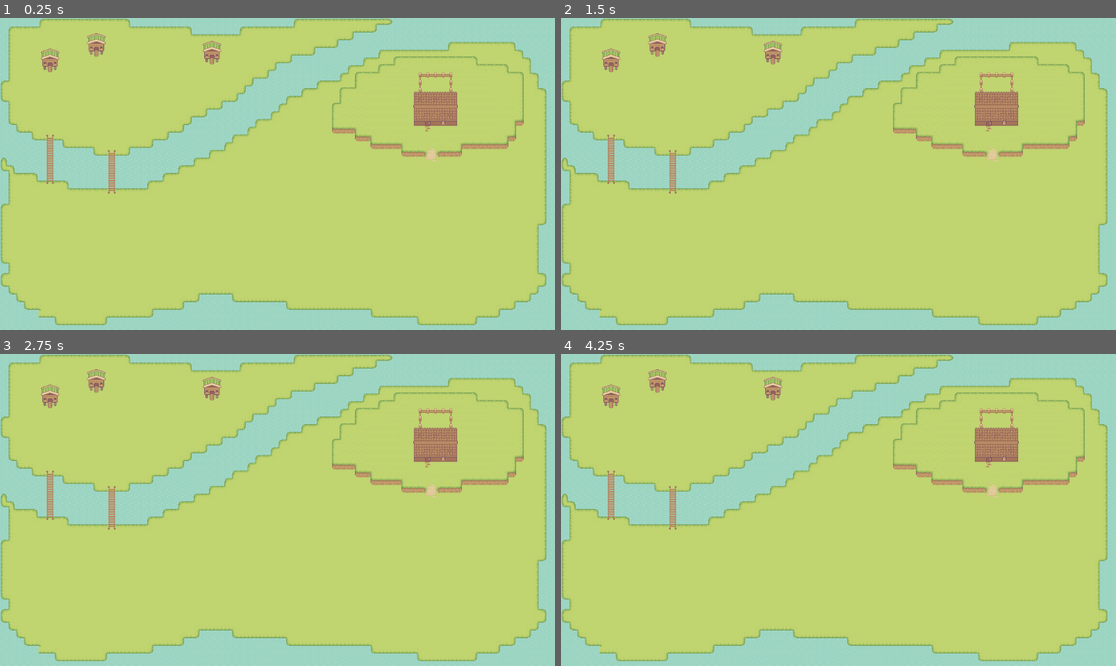
Above: before the commit, frames 1-4 (two rows, left to right).
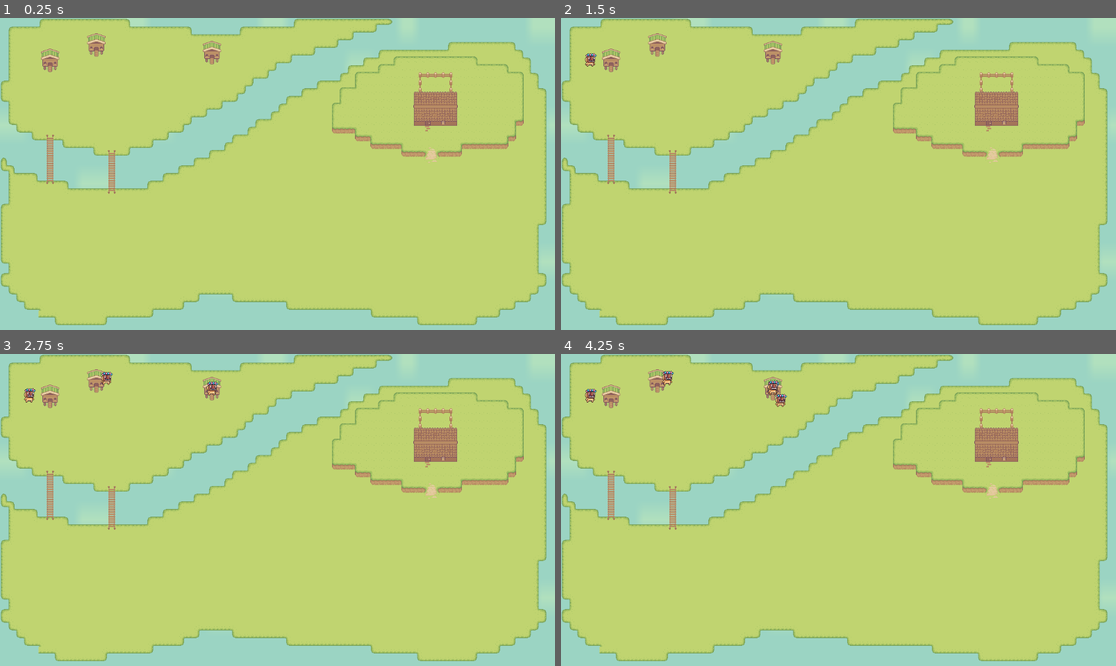
Above: after the commit, the same moments.

Repository: maxp3ng/godotjam
Game: Godot game, scene res://node_3d.tscn
Same seed, same stepped clock (60 frames per second), same inputs: the game is played once before the commit and once after it.
Inputs:
- Up to frame 1 (0.25 s): no input
- Up to frame 2 (1.5 s): tap Enter at 0.5 s
- Up to frame 3 (2.75 s): no input
- Up to frame 4 (4.25 s): no input

The runs differ from the first frame. In frame 2, less than 0.1% of the frame differs, in the area x 4-7%, y 11-16%; in frame 3, 0.2%; in frame 4, 0.3%, in the area x 4-41%, y 5-17%.

Commit message:
added spawning

Diff:
--- /dev/null
+++ b/enemy.gd
@@ -0,0 +1,18 @@
+extends Node2D
+
+func _ready():
+	var op = position
+	var shake = Vector2(randf_range(-20,20), randf_range(-15, 15))
+	position += shake
+	var tween = get_tree().create_tween()
+	tween.tween_property(self, "position", op, 0.2).set_trans(Tween.TRANS_BACK).set_ease(Tween.EASE_OUT)
+
+
+	modulate.a = 0
+	tween.tween_property(self, "modulate:a", 1, 0.2)
+	scale = Vector2(0.6,0.6)
+	tween.tween_property(self, "scale", Vector2(1, 1), 0.3).set_trans(Tween.TRANS_BOUNCE).set_ease(Tween.EASE_OUT)
+
+	var idle_anim = $AnimatedSprite2D
+	if idle_anim:
+		idle_anim.play("idle")
--- /dev/null
+++ b/enemy.tscn
@@ -0,0 +1,99 @@
+[gd_scene load_steps=15 format=3 uid="uid://c4kpgxtos2i3h"]
+
+[ext_resource type="Script" uid="uid://xpxojb6afg01" path="res://enemy.gd" id="1_7k104"]
+[ext_resource type="Texture2D" uid="uid://dljyq2b7mbo2u" path="res://Sprout Lands - Sprites - Basic pack/Characters/Idle (32x32).png" id="2_4gyqm"]
+
+[sub_resource type="AtlasTexture" id="AtlasTexture_4gyqm"]
+atlas = ExtResource("2_4gyqm")
+region = Rect2(0, 0, 32, 32)
+
+[sub_resource type="AtlasTexture" id="AtlasTexture_qi2p4"]
+atlas = ExtResource("2_4gyqm")
+region = Rect2(32, 0, 32, 32)
+
+[sub_resource type="AtlasTexture" id="AtlasTexture_iifgy"]
+atlas = ExtResource("2_4gyqm")
+region = Rect2(64, 0, 32, 32)
+
+[sub_resource type="AtlasTexture" id="AtlasTexture_epg4t"]
+atlas = ExtResource("2_4gyqm")
+region = Rect2(96, 0, 32, 32)
+
+[sub_resource type="AtlasTexture" id="AtlasTexture_3yqyl"]
+atlas = ExtResource("2_4gyqm")
+region = Rect2(128, 0, 32, 32)
+
+[sub_resource type="AtlasTexture" id="AtlasTexture_wujgv"]
+atlas = ExtResource("2_4gyqm")
+region = Rect2(160, 0, 32, 32)
+
+[sub_resource type="AtlasTexture" id="AtlasTexture_hb8ge"]
+atlas = ExtResource("2_4gyqm")
+region = Rect2(192, 0, 32, 32)
+
+[sub_resource type="AtlasTexture" id="AtlasTexture_e1ltt"]
+atlas = ExtResource("2_4gyqm")
+region = Rect2(224, 0, 32, 32)
+
+[sub_resource type="AtlasTexture" id="AtlasTexture_dxifv"]
+atlas = ExtResource("2_4gyqm")
+region = Rect2(256, 0, 32, 32)
+
+[sub_resource type="AtlasTexture" id="AtlasTexture_pwjut"]
+atlas = ExtResource("2_4gyqm")
+region = Rect2(288, 0, 32, 32)
+
+[sub_resource type="AtlasTexture" id="AtlasTexture_n0g06"]
+atlas = ExtResource("2_4gyqm")
+region = Rect2(320, 0, 32, 32)
+
+[sub_resource type="SpriteFrames" id="SpriteFrames_qi2p4"]
+animations = [{
+"frames": [{
+"duration": 1.0,
+"texture": SubResource("AtlasTexture_4gyqm")
+}, {
+"duration": 1.0,
+"texture": SubResource("AtlasTexture_qi2p4")
+}, {
+"duration": 1.0,
+"texture": SubResource("AtlasTexture_iifgy")
+}, {
+"duration": 1.0,
+"texture": SubResource("AtlasTexture_epg4t")
+}, {
+"duration": 1.0,
+"texture": SubResource("AtlasTexture_3yqyl")
+}, {
+"duration": 1.0,
+"texture": SubResource("AtlasTexture_wujgv")
+}, {
+"duration": 1.0,
+"texture": SubResource("AtlasTexture_hb8ge")
+}, {
+"duration": 1.0,
+"texture": SubResource("AtlasTexture_e1ltt")
+}, {
+"duration": 1.0,
+"texture": SubResource("AtlasTexture_dxifv")
+}, {
+"duration": 1.0,
+"texture": SubResource("AtlasTexture_pwjut")
+}, {
+"duration": 1.0,
+"texture": SubResource("AtlasTexture_n0g06")
+}],
+"loop": true,
+"name": &"idle",
+"speed": 5.0
+}]
+
+[node name="Node2D" type="Node2D"]
+script = ExtResource("1_7k104")
+
+[node name="AnimatedSprite2D" type="AnimatedSprite2D" parent="."]
+texture_filter = 1
+sprite_frames = SubResource("SpriteFrames_qi2p4")
+animation = &"idle"
+frame = 8
+frame_progress = 0.544967
--- a/node_3d.tscn
+++ b/node_3d.tscn
@@ -16,6 +16,7 @@
 [ext_resource type="Texture2D" uid="uid://c1y34qih3lwov" path="res://Sprout Lands - Sprites - Basic pack/Tilesets/Fences.png" id="13_3v7ru"]
 [ext_resource type="Texture2D" uid="uid://pykhbjj65wjv" path="res://Sprout Lands - Sprites - Basic pack/Objects/Egg_item.png" id="14_tcnuu"]
 [ext_resource type="Texture2D" uid="uid://bf8m0wmiakul1" path="res://Sprout Lands - Sprites - Basic pack/Objects/Wood_Bridge.png" id="15_3v7ru"]
+[ext_resource type="Script" uid="uid://bych60fkxmxhc" path="res://spawner.gd" id="17_tuemg"]
 
 [sub_resource type="TileSetAtlasSource" id="TileSetAtlasSource_4arys"]
 texture = ExtResource("4_6iypd")
@@ -930,7 +931,16 @@
 
 [node name="Node" type="Node"]
 
+[node name="TextureRect" type="TextureRect" parent="."]
+anchors_preset = 15
+anchor_right = 1.0
+anchor_bottom = 1.0
+grow_horizontal = 2
+grow_vertical = 2
+texture = ExtResource("7_imku0")
+
 [node name="Water" type="TileMap" parent="."]
+visible = false
 texture_filter = 1
 tile_set = SubResource("TileSet_tereu")
 format = 2
@@ -970,3 +980,19 @@
 texture_filter = 1
 tile_set = SubResource("TileSet_tereu")
 format = 2
+
+[node name="Spawner" type="Node2D" parent="."]
+script = ExtResource("17_tuemg")
+
+[node name="Marker2D" type="Marker2D" parent="Spawner"]
+position = Vector2(200, 65)
+
+[node name="Marker2D2" type="Marker2D" parent="Spawner"]
+position = Vector2(104, 96)
+
+[node name="Marker2D3" type="Marker2D" parent="Spawner"]
+position = Vector2(440, 80)
+
+[node name="Timer" type="Timer" parent="Spawner"]
+wait_time = 0.75
+autostart = true
--- /dev/null
+++ b/spawner.gd
@@ -0,0 +1,40 @@
+
+extends Node2D
+
+var scene := preload("res://enemy.tscn")
+
+var spawners := []
+
+func _ready():
+	print("spawner loaded")
+	for i in get_children():
+		if i is Marker2D:
+			print(i.global_position)
+			spawners.append(i)
+
+
+	$Timer.timeout.connect(_on_timer_timeout)
+	$Timer.start()
+
+	# TODO: this causes the whole game to last 30 secs
+	# make a seperate timer just for spawning
+	await get_tree().create_timer(30).timeout
+	get_tree().quit()
+
+
+func jitter(r: float = 15) -> Vector2:
+	var theta = randf()  * TAU
+	var d = randf() * r
+	return Vector2(cos(theta), sin(theta)) * d
+
+func _on_timer_timeout() -> void:
+
+	if spawners.is_empty():
+		print("no spawners")
+
+	var spawn = spawners[randi() % spawners.size()]
+	print(spawn.global_position)
+	var enemy = scene.instantiate() # at 0,0
+	var r = 45
+	enemy.position = spawn.global_position + jitter(r)
+	get_tree().current_scene.add_child(enemy)
Binary file added: Sprout Lands - Sprites - Basic pack/Characters/Fall (32x32).png
Not shown, added: Sprout Lands - Sprites - Basic pack/Characters/Fall (32x32).png.import
Binary file added: Sprout Lands - Sprites - Basic pack/Characters/Idle (32x32).png
Not shown, added: Sprout Lands - Sprites - Basic pack/Characters/Idle (32x32).png.import
Not shown, added: enemy.gd.uid
Not shown: 1 places in node_3d.tscn that only renumber resources
Not shown, added: spawner.gd.uid
